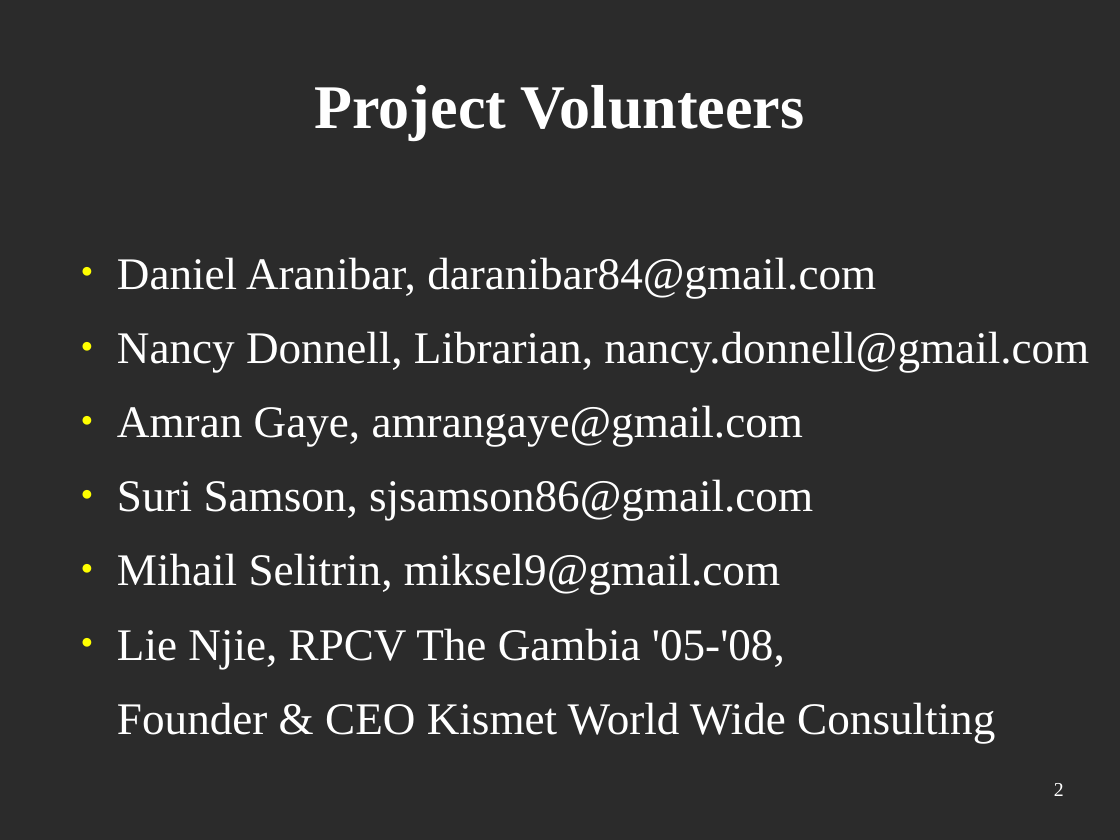
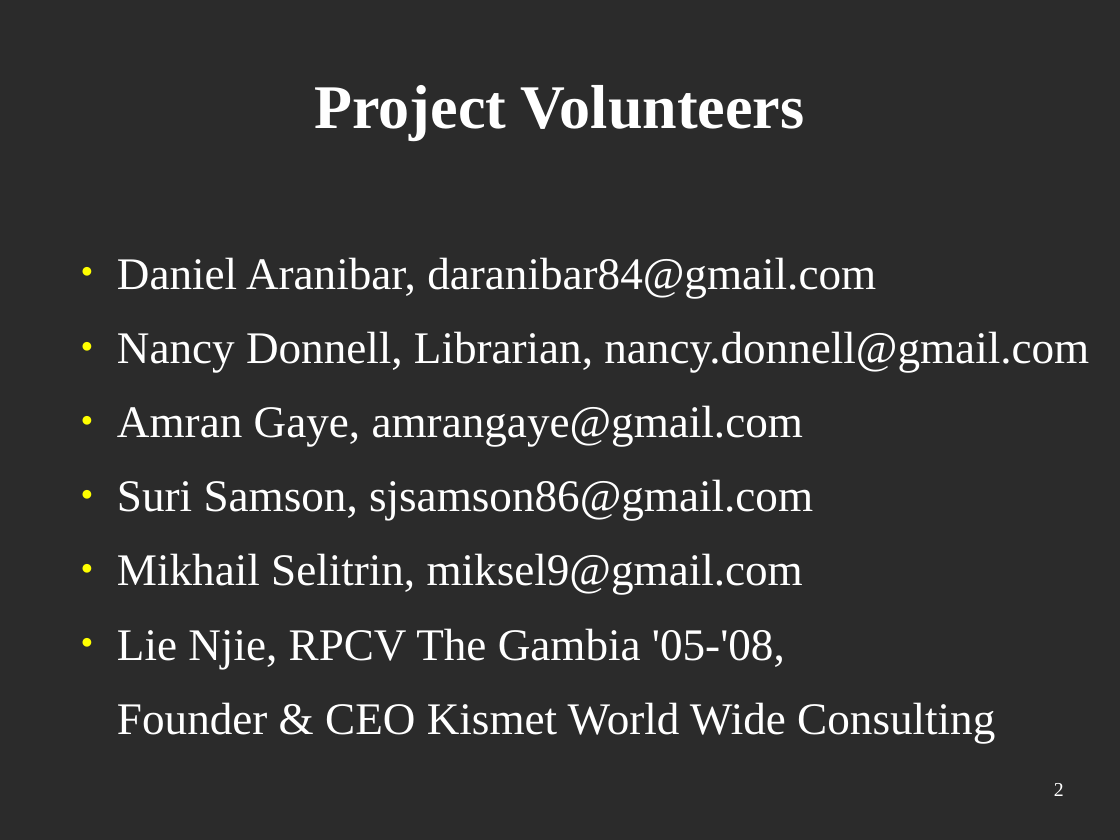
Before and after one commit to kwwcode/medlink, a slide deck: slide 2 of docs/MedLink-slide_deck_v1.0.odp. Drawn at 1120x840 pixels with LibreOffice and Linux fonts; fonts in the diff are those of the drawing; background and template pictures are left out; a plain dark background stands for a picture behind light text. Boxes give left, top, right and bottom in pixels: in the first picture for what was removed or moved away, otherwise in the second. Text is boxed around its words. In the diff, an @@ line names an element or a change of style, - is before the commit and + after.

```diff
--- a/docs/MedLink-slide_deck_v1.0.odp
+++ b/docs/MedLink-slide_deck_v1.0.odp
@@ text at [117, 553, 803, 595]: text changed @@
-● Mihail Selitrin, miksel9@gmail.com
+● Mikhail Selitrin, miksel9@gmail.com
```
Also in this commit, not shown: 1 other file.
